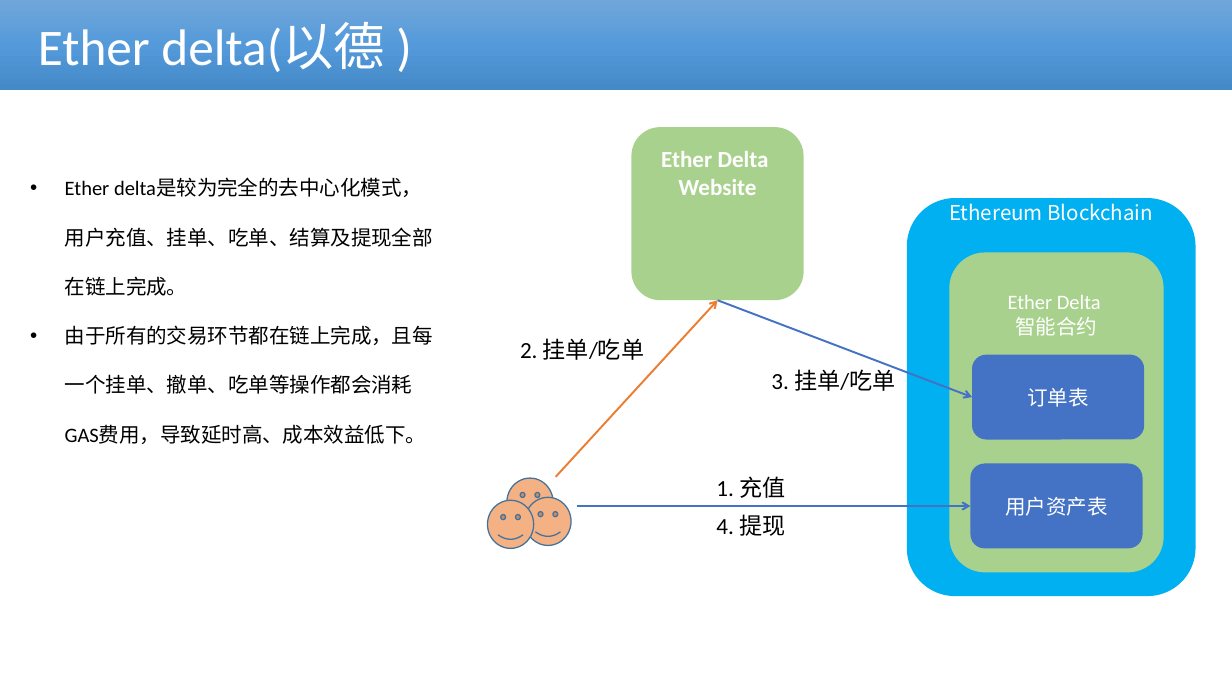
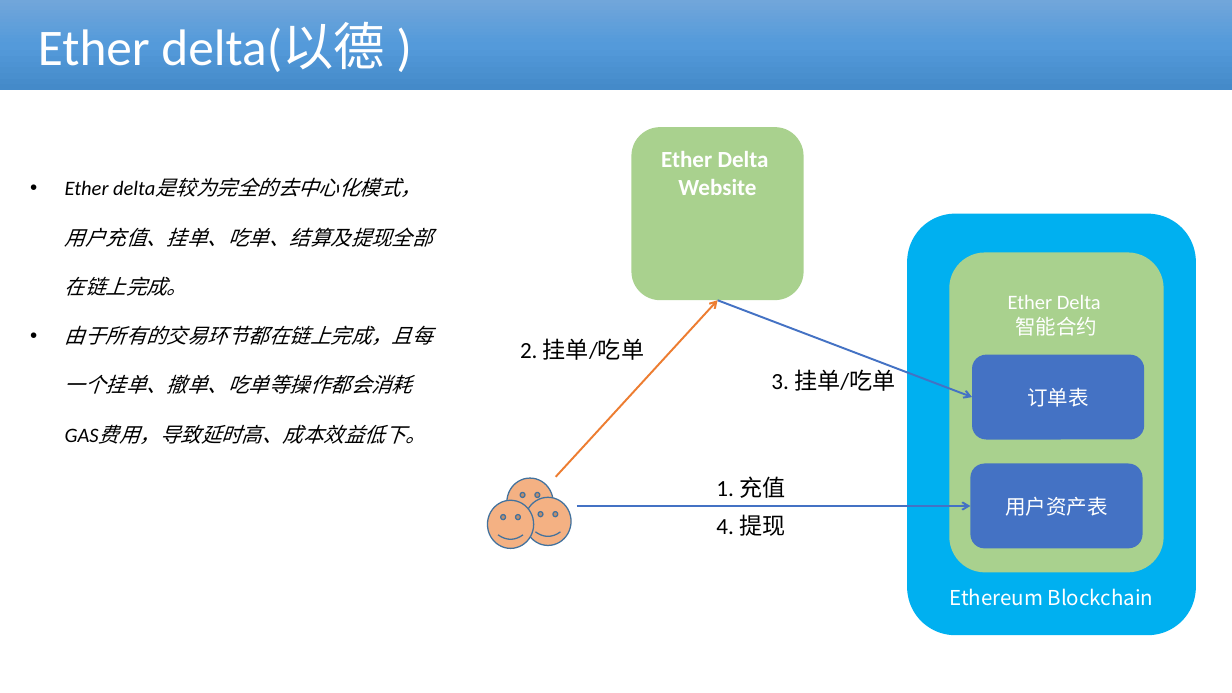
Before and after one commit to cmdpos/gaia, a slide deck: slide 13 of ppt/blockchain-dex.pptx (slide 14 before the commit). Drawn at 1232x693 pixels with LibreOffice and Linux fonts; fonts in the diff are those of the drawing; background and template pictures are left out. Boxes give left, top, right and bottom in pixels: in the first picture for what was removed or moved away, otherwise in the second. Text is boxed around its words. In the diff, an @@ line names an element or a change of style, - is before the commit and + after.

```diff
--- a/ppt/blockchain-dex.pptx
+++ b/ppt/blockchain-dex.pptx
@@ text "Ether delta是较为完全的去中心化模式，用户充值、挂单、吃单、结算及提现全部在链上完成。" at box(65, 180, 433, 444): italic on @@
@@ rounded rectangle "Ethereum Blockchain": place and size @@
-rounded rectangle "Ethereum Blockchain" at box(907, 198, 1195, 596)
+rounded rectangle "Ethereum Blockchain" at box(908, 213, 1196, 635)
```
Also in this commit, not shown: 3 other slides changed, 2 slides added, 4 slides removed.
